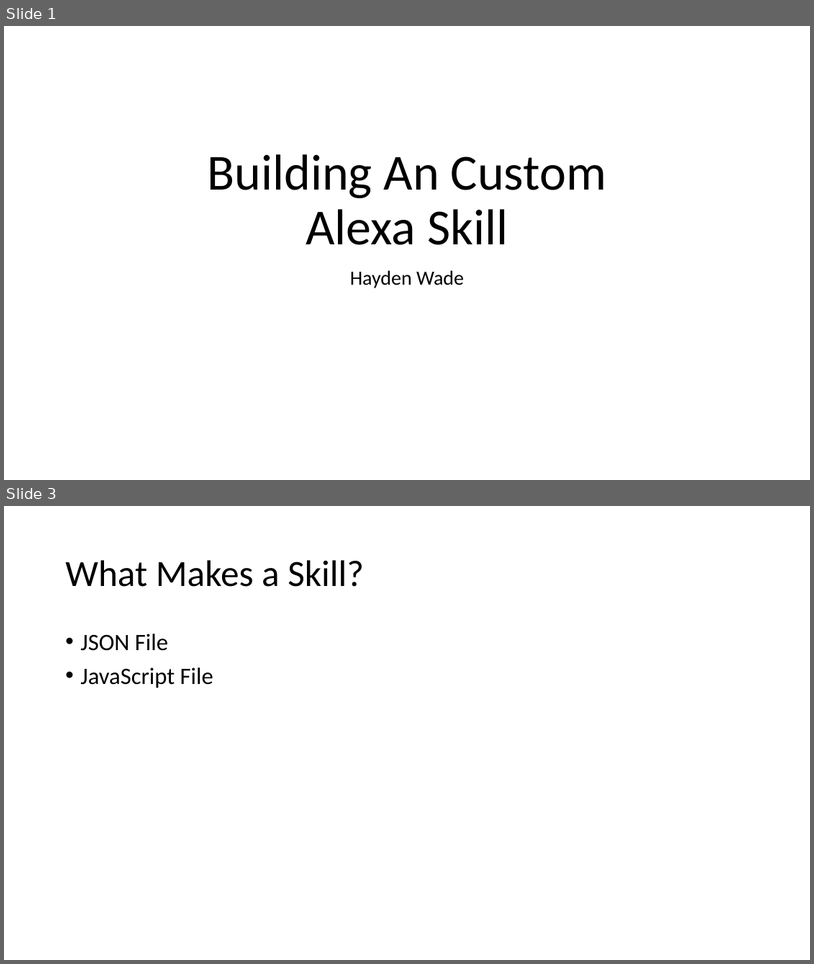
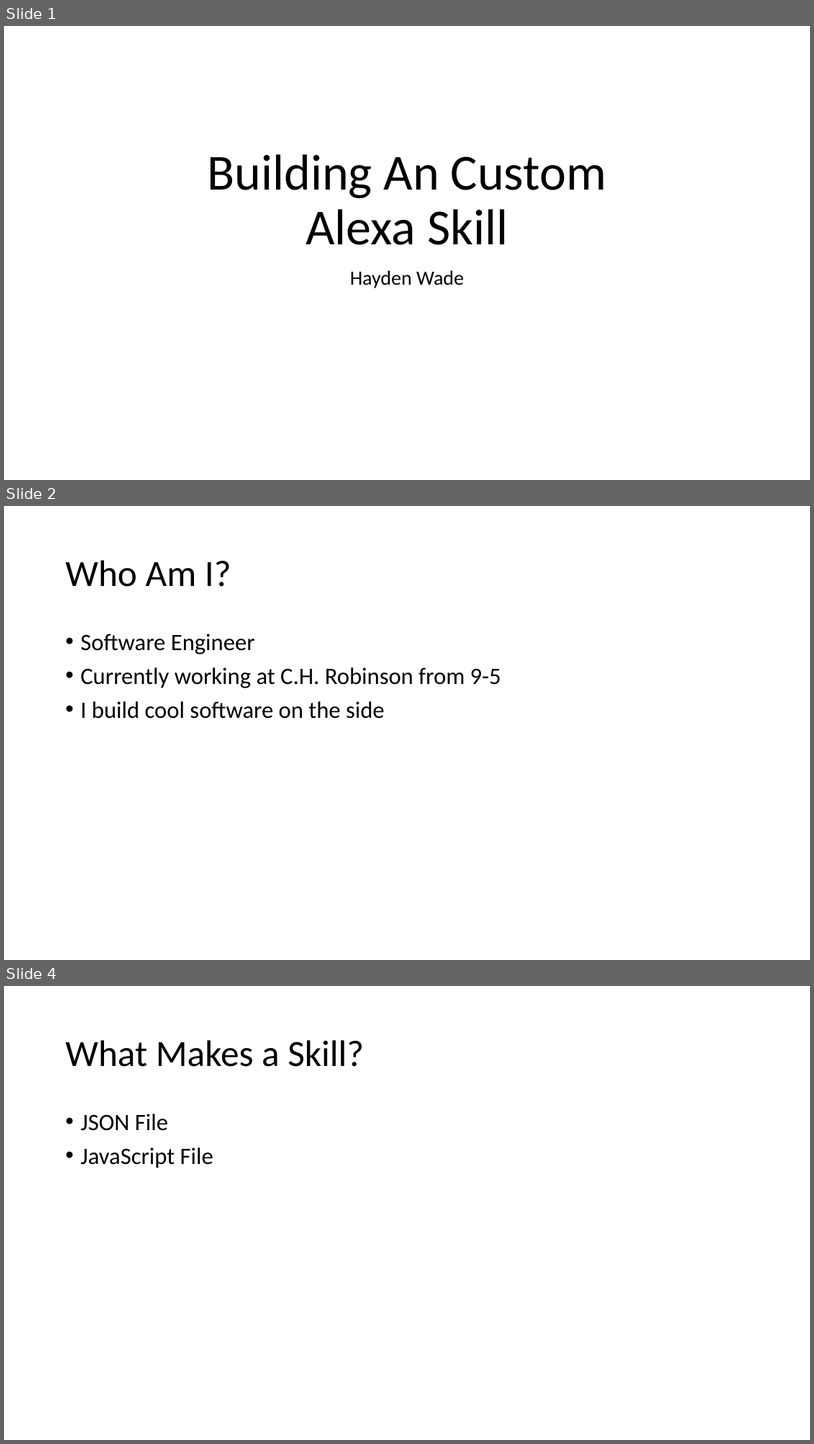
Before and after one commit to haydenwade/speaking-st-cloud-alexa-nodejs-public-apis, a slide deck: Building An Custom.pptx. Shown one above the other, each under a label of ours: slides 1 and 3 before the commit, slides 1, 2 and 4 after it; the slides between them are not shown. The pictures are 814x964 and 814x1444 pixels, drawn with LibreOffice and Linux fonts; fonts in the diff are those of the drawing. Boxes give left, top, right and bottom in pixels: in the first picture for what was removed or moved away, otherwise in the second. Text is boxed around its words. In the diff, an @@ line names an element or a change of style, - is before the commit and + after.

```diff
--- a/Building An Custom.pptx
+++ b/Building An Custom.pptx
@@ slide 2 added at (x1=4, y1=506, x2=810, y2=960), background #FFFFFF @@
@@ title added at (x1=65, y1=560, x2=232, y2=587), 44 pt, text #000000 @@
+Who Am I?
@@ text added at (x1=80, y1=633, x2=502, y2=718), 28 pt, text #000000 @@
+• Software Engineer
+• Currently working at C.H. Robinson from 9-5
+• I build cool software on the side
@@ what was slide 3 is now slide 4 @@
```
Also in this commit, not shown: 2 slides changed, 6 other files.
